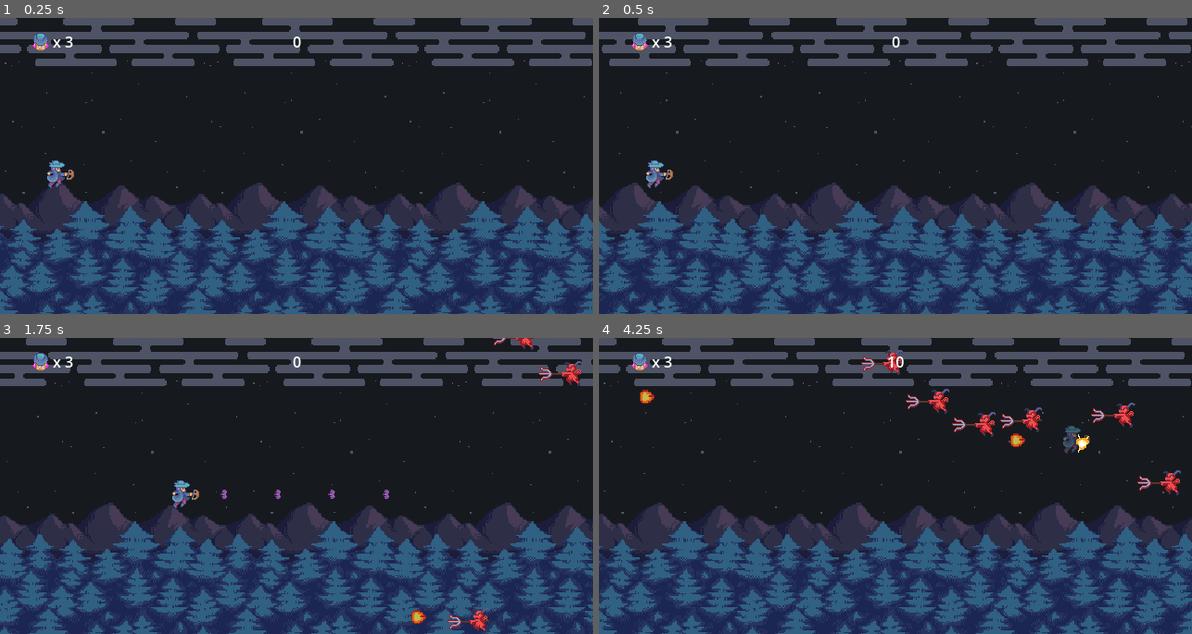
Above: before the commit, frames 1-4 (two rows, left to right).
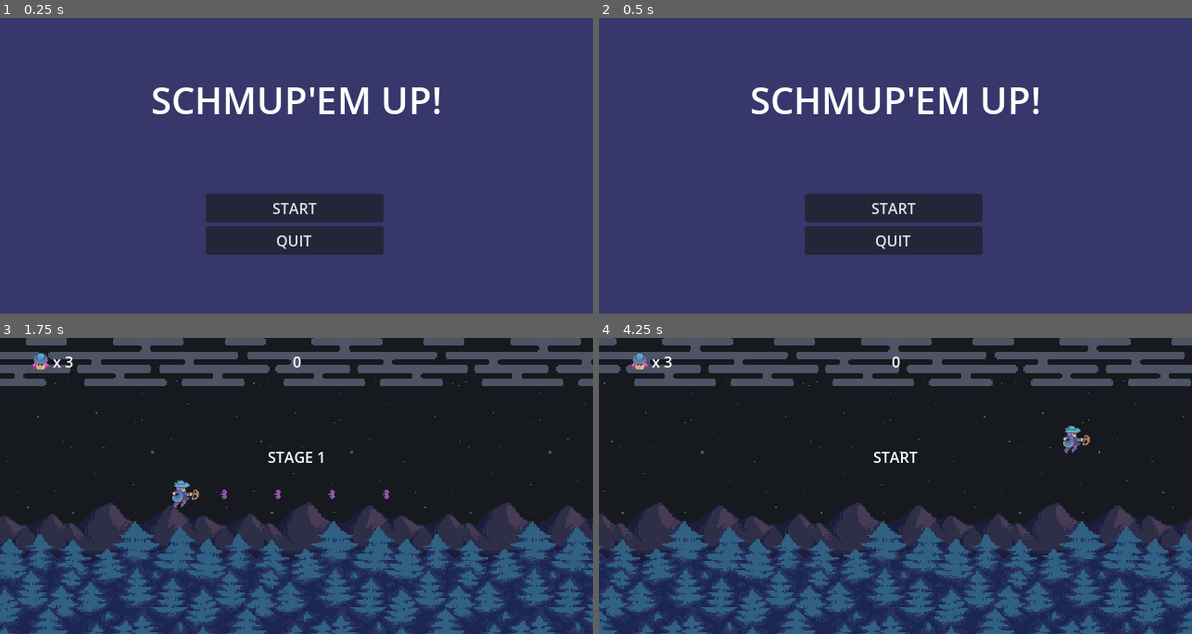
Above: after the commit, the same moments.

Repository: DelaiDan/Lil-Schmup
Game: Godot game, scene res://Scenes/Interface/main_menu.tscn
The game is run twice, just before and just after one commit, with the same random seed, the same clock (stepped at 60 frames per second) and the same inputs. Before the commit the project starts from res://Scenes/world.tscn.
Inputs (mouse positions are in pixels of both pictures, inside the frame that each line leads up to):
- Up to frame 1 (0.25 s): no input
- Up to frame 2 (0.5 s): no input
- Up to frame 3 (1.75 s): click (296, 527) at 0.5 s, where only the run after the commit has a clickable "START"; hold Right (right) from 1.28 s (still down); hold Z (shoot) from 1.28 s (still down)
- Up to frame 4 (4.25 s): release Right (right) at 2.03 s; release Z (shoot) at 2.03 s; hold Down (down) 2.03-2.78 s; tap Z (shoot) at 2.1, 3.6 s; hold Right (right) 2.78-3.53 s; hold Z (shoot) 2.78-3.53 s; hold Up (up) from 3.53 s (still down)

The runs differ from the first frame. In frame 1, 88% of the frame differs, in the area x 0-100%, y 0-100%; in frame 2, 88%; in frame 3, 0.8%; in frame 4, 2.0%.

Commit message:
Main Menu and Stage Start and End text

Diff:
--- a/Scenes/Other/HUD.tscn
+++ b/Scenes/Interface/HUD.tscn
@@ -71,7 +71,8 @@
 size_flags_vertical = 4
 
 [node name="Sprite2D" type="Sprite2D" parent="Content/Lifes/Control"]
-scale = Vector2(0.8, 0.8)
+position = Vector2(0, 0.5)
+scale = Vector2(0.8, 0.75)
 texture = ExtResource("1_qwedj")
 centered = false
 region_enabled = true
--- a/Scenes/Interface/main_menu.tscn
+++ b/Scenes/Interface/main_menu.tscn
@@ -1,6 +1,9 @@
-[gd_scene load_steps=2 format=3 uid="uid://bt1g08ixspwb0"]
+[gd_scene load_steps=3 format=3 uid="uid://bt1g08ixspwb0"]
 
-[sub_resource type="ViewportTexture" id="ViewportTexture_67h5f"]
+[ext_resource type="Script" uid="uid://b8o6i0iam4rpm" path="res://Scripts/Interface/main_menu.gd" id="1_o6dfy"]
+
+[sub_resource type="LabelSettings" id="LabelSettings_67h5f"]
+font_size = 40
 
 [node name="MainMenu" type="Control"]
 layout_mode = 3
@@ -9,25 +12,54 @@
 anchor_bottom = 1.0
 grow_horizontal = 2
 grow_vertical = 2
+script = ExtResource("1_o6dfy")
 
 [node name="CanvasLayer" type="CanvasLayer" parent="."]
 
-[node name="TextureRect" type="TextureRect" parent="CanvasLayer"]
-offset_right = 40.0
-offset_bottom = 40.0
-texture = SubResource("ViewportTexture_67h5f")
+[node name="ColorRect" type="ColorRect" parent="CanvasLayer"]
+offset_right = 640.0
+offset_bottom = 319.0
+color = Color(0.2170149, 0.2144215, 0.42068836, 1)
+
+[node name="Title" type="Label" parent="CanvasLayer"]
+anchors_preset = 13
+anchor_left = 0.5
+anchor_right = 0.5
+anchor_bottom = 1.0
+offset_left = -157.0
+offset_right = 157.0
+offset_bottom = -143.0
+grow_horizontal = 2
+grow_vertical = 2
+text = "SCHMUP'EM UP!"
+label_settings = SubResource("LabelSettings_67h5f")
+horizontal_alignment = 1
+vertical_alignment = 1
 
 [node name="VBoxContainer" type="VBoxContainer" parent="CanvasLayer"]
-offset_right = 40.0
-offset_bottom = 40.0
+anchors_preset = 8
+anchor_left = 0.5
+anchor_top = 0.5
+anchor_right = 0.5
+anchor_bottom = 0.5
+offset_left = -98.0
+offset_top = 20.5
+offset_right = 94.0
+offset_bottom = 106.0
+grow_horizontal = 2
+grow_vertical = 2
+size_flags_horizontal = 4
+size_flags_vertical = 4
+alignment = 1
 
 [node name="Start" type="Button" parent="CanvasLayer/VBoxContainer"]
 layout_mode = 2
+text = "START"
 
 [node name="Quit" type="Button" parent="CanvasLayer/VBoxContainer"]
 layout_mode = 2
+text = "QUIT
+"
 
-[node name="TextureRect" type="TextureRect" parent="."]
-layout_mode = 0
-offset_right = 40.0
-offset_bottom = 40.0
+[connection signal="pressed" from="CanvasLayer/VBoxContainer/Start" to="." method="_on_start_pressed"]
+[connection signal="pressed" from="CanvasLayer/VBoxContainer/Quit" to="." method="_on_quit_pressed"]
--- /dev/null
+++ b/Scenes/Interface/stage_start_text.tscn
@@ -0,0 +1,46 @@
+[gd_scene load_steps=2 format=3 uid="uid://ctvxg435tgtvs"]
+
+[ext_resource type="Script" uid="uid://cstgtxtscr01a" path="res://Scripts/Interface/stage_start_text.gd" id="1_stgtxt"]
+
+[node name="StageStartText" type="Control"]
+layout_mode = 3
+anchors_preset = 15
+anchor_right = 1.0
+anchor_bottom = 1.0
+grow_horizontal = 2
+grow_vertical = 2
+mouse_filter = 2
+script = ExtResource("1_stgtxt")
+
+[node name="StageName" type="Label" parent="."]
+layout_mode = 1
+anchors_preset = 15
+anchor_right = 1.0
+anchor_bottom = 1.0
+grow_horizontal = 2
+grow_vertical = 2
+text = "STAGE 1"
+horizontal_alignment = 1
+vertical_alignment = 1
+
+[node name="StageStart" type="Label" parent="."]
+layout_mode = 1
+anchors_preset = 15
+anchor_right = 1.0
+anchor_bottom = 1.0
+grow_horizontal = 2
+grow_vertical = 2
+text = "START"
+horizontal_alignment = 1
+vertical_alignment = 1
+
+[node name="StageClear" type="Label" parent="."]
+layout_mode = 1
+anchors_preset = 15
+anchor_right = 1.0
+anchor_bottom = 1.0
+grow_horizontal = 2
+grow_vertical = 2
+text = "STAGE CLEARED"
+horizontal_alignment = 1
+vertical_alignment = 1
--- a/Scenes/world.tscn
+++ b/Scenes/Levels/level_1.tscn
@@ -1,6 +1,6 @@
-[gd_scene load_steps=12 format=3 uid="uid://cpreoocsbcqqc"]
+[gd_scene load_steps=13 format=3 uid="uid://cpreoocsbcqqc"]
 
-[ext_resource type="Script" uid="uid://dy5dnhfb0dwoi" path="res://Scripts/world.gd" id="1_5ukr8"]
+[ext_resource type="Script" uid="uid://dy5dnhfb0dwoi" path="res://Scripts/Levels/level_1.gd" id="1_5ukr8"]
 [ext_resource type="Texture2D" uid="uid://ror1dm5rac26" path="res://Assets/Sprites/Skybox Forest.png" id="1_a02cp"]
 [ext_resource type="Script" uid="uid://cr2ehtie5a67x" path="res://Scripts/background.gd" id="1_go701"]
 [ext_resource type="Shader" uid="uid://cmx0lc8fjt4r7" path="res://Scenes/Other/Shaders/background.gdshader" id="3_0fj1v"]
@@ -10,11 +10,12 @@
 [ext_resource type="PackedScene" uid="uid://cr5ibjx0a6nu3" path="res://Scenes/Enemies/eyeball.tscn" id="7_o06y3"]
 [ext_resource type="PackedScene" uid="uid://c61yxvj35y3vk" path="res://Scenes/Other/Activator.tscn" id="8_k7acu"]
 [ext_resource type="PackedScene" uid="uid://bx1vmylq2bf30" path="res://Scenes/Enemies/skull.tscn" id="9_5v1tr"]
+[ext_resource type="PackedScene" uid="uid://ctvxg435tgtvs" path="res://Scenes/Interface/stage_start_text.tscn" id="10_stgtxt"]
 
 [sub_resource type="ShaderMaterial" id="ShaderMaterial_ikia7"]
 shader = ExtResource("3_0fj1v")
 
-[node name="World" type="Node2D"]
+[node name="Level1" type="Node2D"]
 script = ExtResource("1_5ukr8")
 
 [node name="Background" type="Node2D" parent="."]
@@ -82,3 +83,14 @@
 quantity = 1
 delay = 5.0
 area_size_y = 1.0
+
+[node name="StageStartText" parent="." instance=ExtResource("10_stgtxt")]
+anchors_preset = 8
+anchor_left = 0.5
+anchor_top = 0.5
+anchor_right = 0.5
+anchor_bottom = 0.5
+offset_left = 320.0
+offset_top = 128.0
+offset_right = 320.0
+offset_bottom = 128.0
--- a/Scenes/player.tscn
+++ b/Scenes/player.tscn
@@ -2,7 +2,7 @@
 
 [ext_resource type="Script" uid="uid://c1xsnfaxoruci" path="res://Scripts/player.gd" id="1_cvnsp"]
 [ext_resource type="Texture2D" uid="uid://dumhfr5fi5ru3" path="res://Assets/Sprites/Horror game player animations.png" id="1_v0iea"]
-[ext_resource type="PackedScene" uid="uid://bjveidd0utfxx" path="res://Scenes/Other/HUD.tscn" id="3_6t5aa"]
+[ext_resource type="PackedScene" uid="uid://bjveidd0utfxx" path="res://Scenes/Interface/HUD.tscn" id="3_6t5aa"]
 
 [sub_resource type="CircleShape2D" id="CircleShape2D_cvnsp"]
 
--- /dev/null
+++ b/Scripts/Interface/main_menu.gd
@@ -0,0 +1,8 @@
+extends Control
+
+
+func _on_start_pressed() -> void:
+	get_tree().change_scene_to_file("uid://cpreoocsbcqqc")
+
+func _on_quit_pressed() -> void:
+	get_tree().quit();
--- /dev/null
+++ b/Scripts/Interface/stage_start_text.gd
@@ -0,0 +1,55 @@
+extends Control
+
+signal stage_intro_finished
+signal stage_clear_finished
+
+const SLIDE_DURATION := 0.4
+const HOLD_DURATION := 1.5
+const START_HOLD := 1.0
+const SLIDE_DIST := 640.0
+
+@onready var _stage_name: Label = $StageName
+@onready var _stage_start: Label = $StageStart
+@onready var _stage_clear: Label = $StageClear
+
+func _ready() -> void:
+	_stage_name.visible = false
+	_stage_start.visible = false
+	_stage_clear.visible = false
+
+func show_stage_start(stage_name: String) -> void:
+	_stage_name.text = "STAGE " + stage_name
+	await _slide_in_out(_stage_name)
+	await _slide_in_out(_stage_start)
+	stage_intro_finished.emit()
+
+func show_stage_clear() -> void:
+	await _slide_in_out(_stage_clear)
+	stage_clear_finished.emit()
+
+func _slide_in_out(label: Label) -> void:
+	label.visible = true
+	var set_shift := func(shift: float) -> void:
+		label.offset_left = shift
+		label.offset_right = shift
+	var tween := create_tween()
+	tween.tween_method(set_shift, SLIDE_DIST, 0.0, SLIDE_DURATION) \
+		.set_ease(Tween.EASE_OUT).set_trans(Tween.TRANS_CUBIC)
+	tween.tween_interval(HOLD_DURATION)
+	tween.tween_method(set_shift, 0.0, -SLIDE_DIST, SLIDE_DURATION) \
+		.set_ease(Tween.EASE_IN).set_trans(Tween.TRANS_CUBIC)
+	await tween.finished
+	label.offset_left = 0.0
+	label.offset_right = 0.0
+	label.visible = false
+
+func _fade_in_out(label: Label) -> void:
+	label.modulate.a = 0.0
+	label.visible = true
+	var tween := create_tween()
+	tween.tween_property(label, "modulate:a", 1.0, 0.2)
+	tween.tween_interval(START_HOLD)
+	tween.tween_property(label, "modulate:a", 0.0, 0.3)
+	await tween.finished
+	label.modulate.a = 1.0
+	label.visible = false
--- a/Scripts/world.gd
+++ b/Scripts/Levels/level_1.gd
@@ -2,18 +2,30 @@
 
 signal next_stage(node: Node, stage: int)
 
+@export var level_number: String = "1"
 @export var level_stage: int = 0
 @export var wave_stage: int = 0
 var current_stage: Node = null
 
 @onready var stages: Node2D = $Stages
+@onready var player: Player = $Player
 
 func _ready() -> void:
-	_activate_stage(level_stage)
+	var stage_text = get_node_or_null("StageStartText")
+	if stage_text:
+		stage_text.stage_intro_finished.connect(_activate_stage.bind(level_stage), CONNECT_ONE_SHOT)
+		stage_text.show_stage_start(level_number)
+	else:
+		_activate_stage(level_stage)
 
 func _activate_stage(index: int) -> void:
 	var children = stages.get_children()
 	if index >= children.size():
+		var stage_text = get_node_or_null("StageStartText")
+		player._set_invincibility(true)
+		if stage_text:
+			await get_tree().create_timer(1).timeout
+			stage_text.show_stage_clear()
 		return
 
 	current_stage = children[index]
@@ -37,7 +49,7 @@
 		stage_node.activator_finished.connect(_on_activator_finished, CONNECT_ONE_SHOT)
 
 	if "active" in stage_node:
-		print("Node ", stage_node.name ," Started")
+		print("Node ", stage_node.name, " Started")
 		stage_node.active = true
 
 	next_stage.emit(stage_node, index)
--- a/project.godot
+++ b/project.godot
@@ -11,7 +11,7 @@
 [application]
 
 config/name="TesteSchmup"
-run/main_scene="uid://cpreoocsbcqqc"
+run/main_scene="uid://bt1g08ixspwb0"
 config/features=PackedStringArray("4.5", "Forward Plus")
 config/icon="res://icon.svg"
 
Not shown, added: Scripts/Interface/main_menu.gd.uid
Not shown, added: Scripts/Interface/stage_start_text.gd.uid
Renamed: Scripts/world.gd.uid -> Scripts/Levels/level_1.gd.uid
